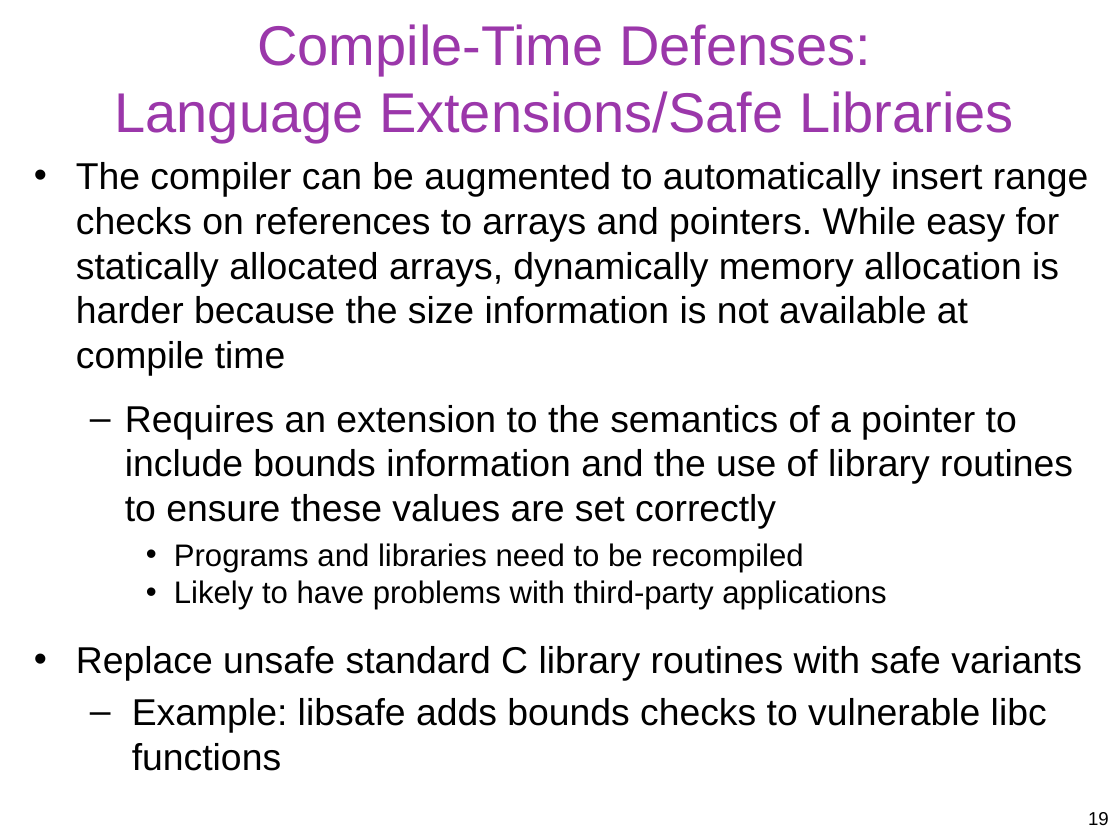
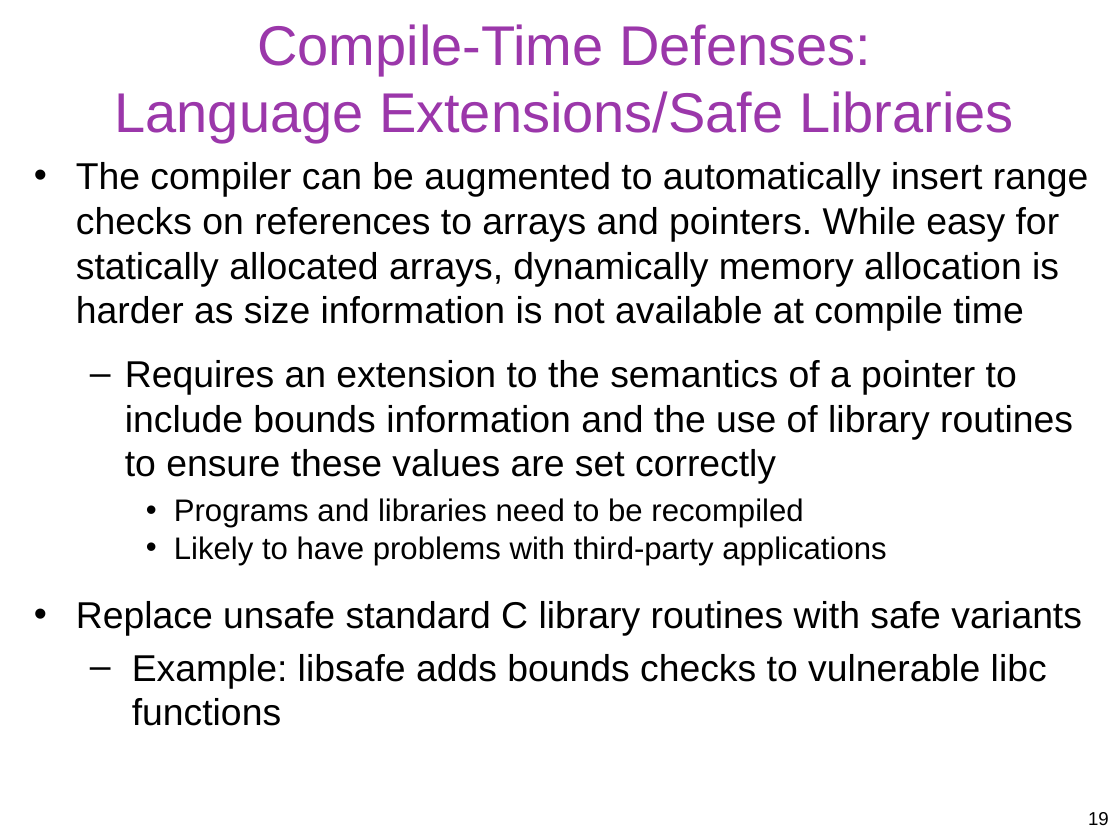
Before and after one commit to gulaoshi/gu.github.io, a slide deck: slide 19 of InfoSec/PPTs/L11-CH10-Buffer Overflow.pptx. Drawn at 1120x840 pixels with LibreOffice and Linux fonts; fonts in the diff are those of the drawing. Boxes give left, top, right and bottom in pixels: in the first picture for what was removed or moved away, otherwise in the second. Text is boxed around its words. In the diff, an @@ line names an element or a change of style, - is before the commit and + after.

```diff
--- a/InfoSec/PPTs/L11-CH10-Buffer Overflow.pptx
+++ b/InfoSec/PPTs/L11-CH10-Buffer Overflow.pptx
@@ text at (x1=76, y1=162, x2=1088, y2=331): text changed @@
-• The compiler can be augmented to automatically insert range checks on references to arrays and pointers. While easy for statically allocated arrays, dynamically memory allocation is harder because the size information is not available at compile time
+• The compiler can be augmented to automatically insert range checks on references to arrays and pointers. While easy for statically allocated arrays, dynamically memory allocation is harder as size information is not available at compile time
```
Also in this commit, not shown: 4 other slides changed, 3 slides added, 1 slide removed, 24 other files.
